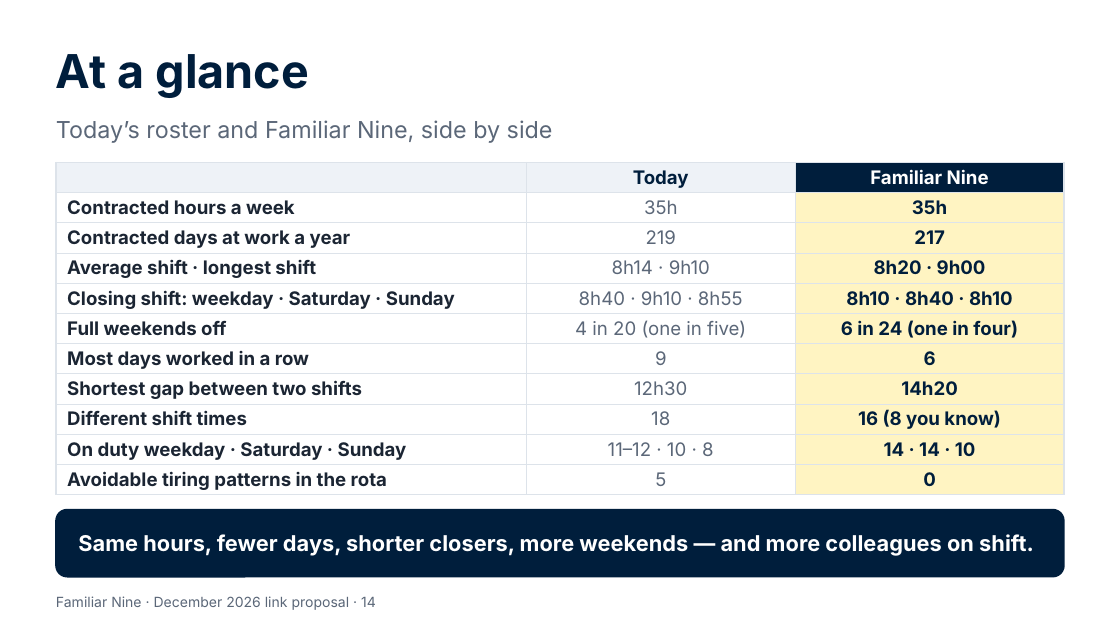
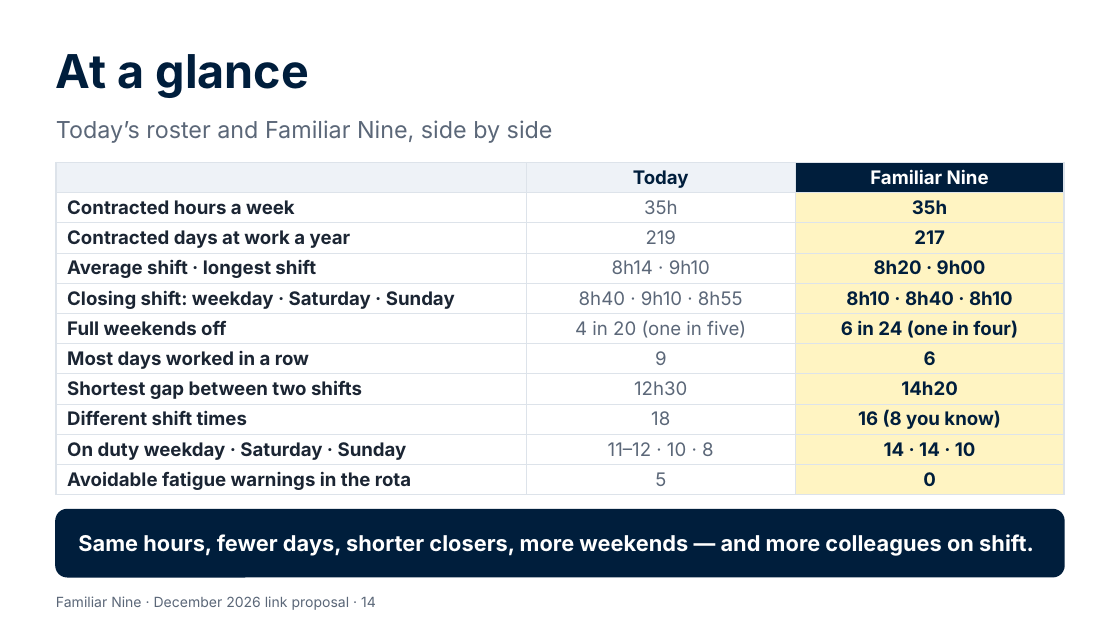
Before and after one commit to Garethdavidmiller/roster-app, a slide deck: slide 14 of docs/proposals/presentations/Familiar-Nine-for-colleagues.pptx. Drawn at 1120x630 pixels with LibreOffice and Linux fonts; fonts in the diff are those of the drawing. Boxes give left, top, right and bottom in pixels: in the first picture for what was removed or moved away, otherwise in the second. Text is boxed around its words. In the diff, an @@ line names an element or a change of style, - is before the commit and + after.

```diff
--- a/docs/proposals/presentations/Familiar-Nine-for-colleagues.pptx
+++ b/docs/proposals/presentations/Familiar-Nine-for-colleagues.pptx
@@ table at <box>56,162,1064,494</box> @@
-row 11, column 1: Avoidable tiring patterns in the rota
+row 11, column 1: Avoidable fatigue warnings in the rota
```
Also in this commit, not shown: 3 other slides changed, 25 other files.
